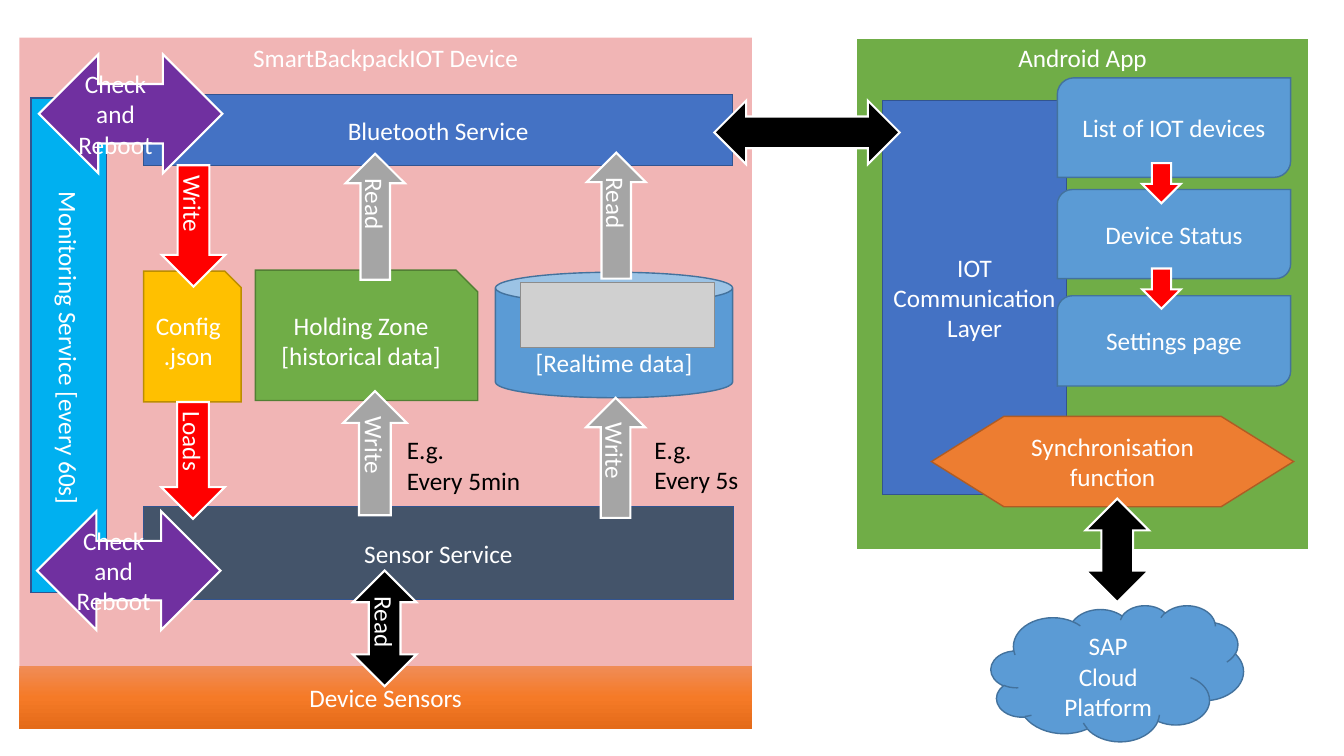
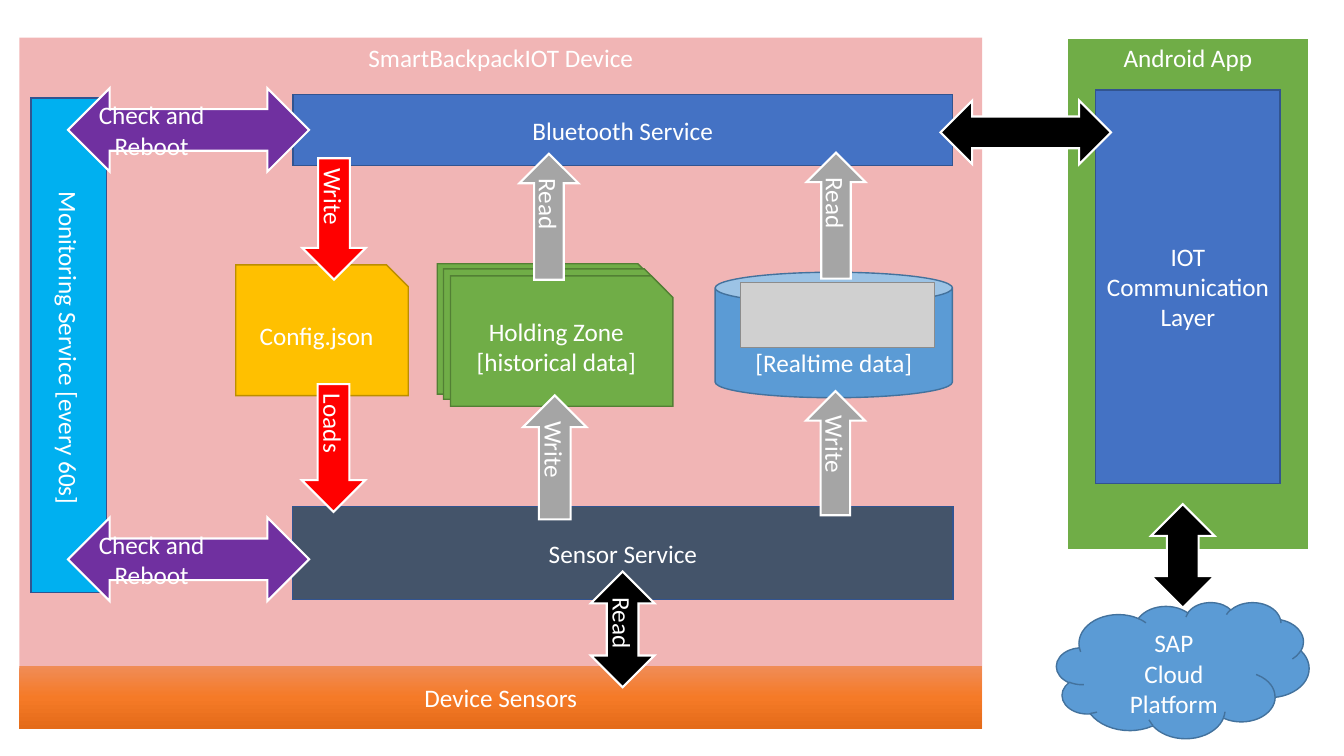
Before and after one commit to c0j0s/NYP-SAP-SmartBackpack, a slide deck: slide 2 of Documentations/structure_diagrams.pptx. Drawn at 1344x756 pixels with LibreOffice and Linux fonts; fonts in the diff are those of the drawing; grey boxes stand for pictures. Boxes give left, top, right and bottom in pixels: in the first picture for what was removed or moved away, otherwise in the second. Text is boxed around its words. In the diff, an @@ line names an element or a change of style, - is before the commit and + after.

```diff
--- a/Documentations/structure_diagrams.pptx
+++ b/Documentations/structure_diagrams.pptx
@@ rectangle "SmartBackpackIOT Device" resized from (x1=19, y1=37, x2=752, y2=729) to (x1=19, y1=37, x2=982, y2=729) @@
@@ rectangle "Android App" resized from (x1=856, y1=38, x2=1309, y2=552) to (x1=1067, y1=38, x2=1309, y2=552) @@
@@ up down arrow "Check and Reboot" resized from (x1=39, y1=54, x2=223, y2=173) to (x1=69, y1=88, x2=310, y2=171) @@
@@ round diag rect removed at (x1=1058, y1=78, x2=1291, y2=177) @@
-List of IOT devices
@@ rectangle "Bluetooth Service" resized from (x1=144, y1=95, x2=733, y2=165) to (x1=292, y1=95, x2=953, y2=165) @@
@@ up down arrow resized from (x1=714, y1=100, x2=900, y2=164) to (x1=941, y1=101, x2=1111, y2=164) @@
@@ rectangle "IOT Communication Layer" moved from (x1=882, y1=101, x2=1067, y2=494) to (x1=1096, y1=90, x2=1280, y2=483) @@
@@ down arrow "Write" moved from (x1=161, y1=165, x2=225, y2=286) to (x1=302, y1=158, x2=366, y2=279) @@
@@ up arrow "Read" moved from (x1=346, y1=154, x2=405, y2=280) to (x1=519, y1=154, x2=579, y2=280) @@
@@ 1 picture, 1 cylinder, 1 up arrow moved together from (x1=495, y1=152, x2=732, y2=398) to (x1=715, y1=152, x2=952, y2=398) @@
@@ down arrow removed at (x1=1142, y1=163, x2=1181, y2=204) @@
@@ round diag rect removed at (x1=1058, y1=190, x2=1291, y2=278) @@
-Device Status
@@ snip rect "Config.json" resized from (x1=144, y1=271, x2=242, y2=402) to (x1=236, y1=265, x2=408, y2=396) @@
@@ snip rect "Holding Zone" moved from (x1=255, y1=270, x2=478, y2=400) to (x1=438, y1=264, x2=660, y2=394) @@
@@ snip rect added at (x1=444, y1=269, x2=666, y2=399), fill #70AD47, outline #538035 1 pt, 18 pt, text #FFFFFF @@
+Holding Zone
+[historical data]
@@ down arrow removed at (x1=1142, y1=268, x2=1181, y2=309) @@
@@ snip rect added at (x1=451, y1=276, x2=674, y2=406), fill #70AD47, outline #538035 1 pt, 18 pt, text #FFFFFF @@
+Holding Zone
+[historical data]
@@ round diag rect removed at (x1=1058, y1=295, x2=1291, y2=386) @@
-Settings page
@@ down arrow "Loads" resized from (x1=161, y1=402, x2=225, y2=519) to (x1=301, y1=384, x2=365, y2=512) @@
@@ up arrow "Write" moved from (x1=343, y1=391, x2=406, y2=515) to (x1=523, y1=395, x2=587, y2=519) @@
@@ up arrow "Write" resized from (x1=586, y1=398, x2=645, y2=518) to (x1=807, y1=391, x2=866, y2=515) @@
@@ flow chart preparation removed at (x1=932, y1=416, x2=1294, y2=507) @@
-Synchronisation function
@@ text removed at (x1=407, y1=442, x2=520, y2=494) @@
-E.g.
-Every 5min
@@ text removed at (x1=654, y1=442, x2=739, y2=493) @@
-E.g.
-Every 5s
@@ rectangle "Sensor Service" resized from (x1=144, y1=507, x2=734, y2=600) to (x1=292, y1=507, x2=953, y2=600) @@
@@ up down arrow moved from (x1=1086, y1=499, x2=1149, y2=603) to (x1=1151, y1=504, x2=1215, y2=608) @@
@@ up down arrow "Check and Reboot" resized from (x1=37, y1=511, x2=221, y2=630) to (x1=69, y1=517, x2=310, y2=601) @@
@@ up down arrow "Read" moved from (x1=353, y1=571, x2=416, y2=687) to (x1=591, y1=572, x2=654, y2=688) @@
@@ cloud "SAP" moved from (x1=991, y1=606, x2=1244, y2=742) to (x1=1057, y1=602, x2=1310, y2=738) @@
@@ rectangle "Device Sensors" resized from (x1=19, y1=666, x2=752, y2=729) to (x1=19, y1=666, x2=982, y2=729) @@
```
Also in this commit, not shown: 2 other files.
